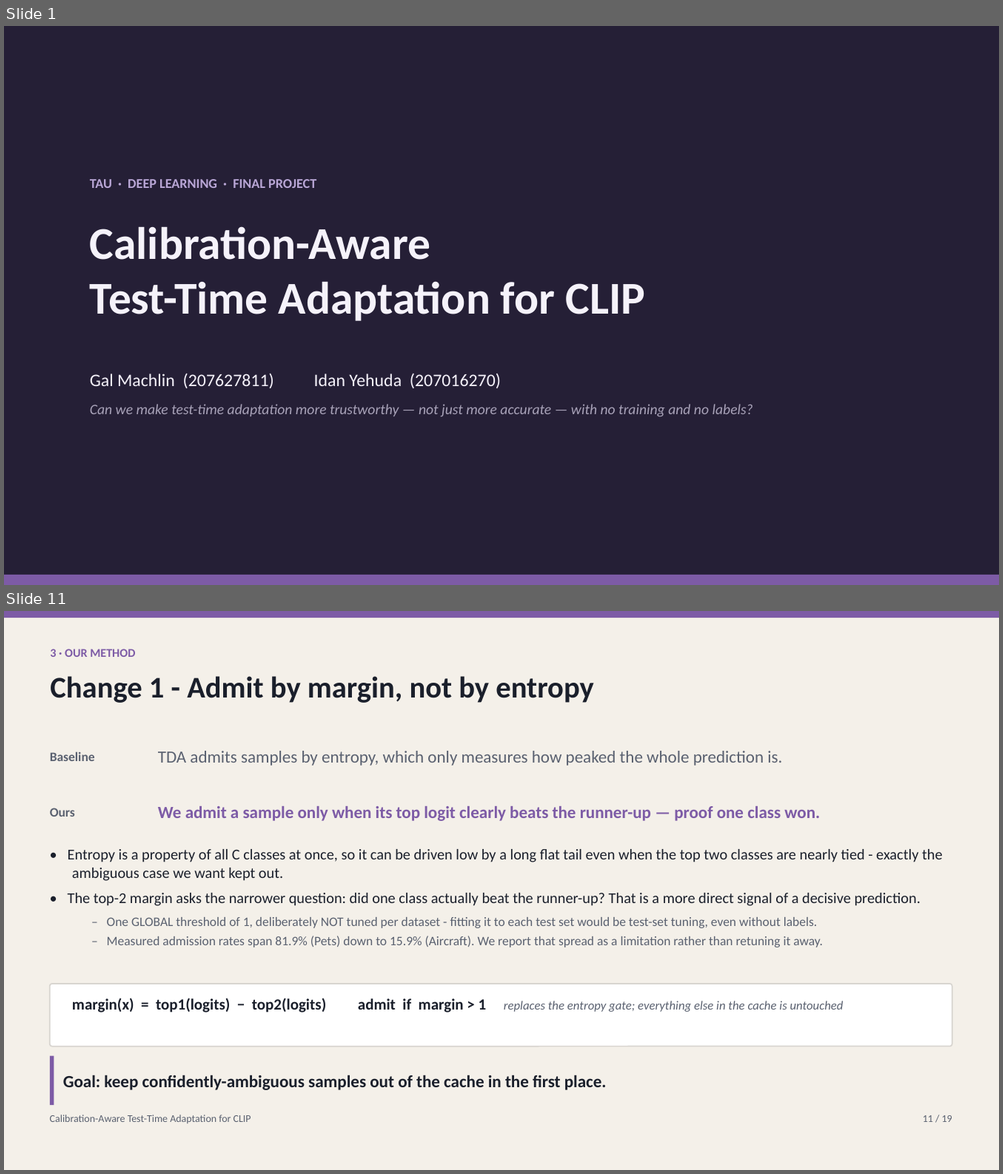
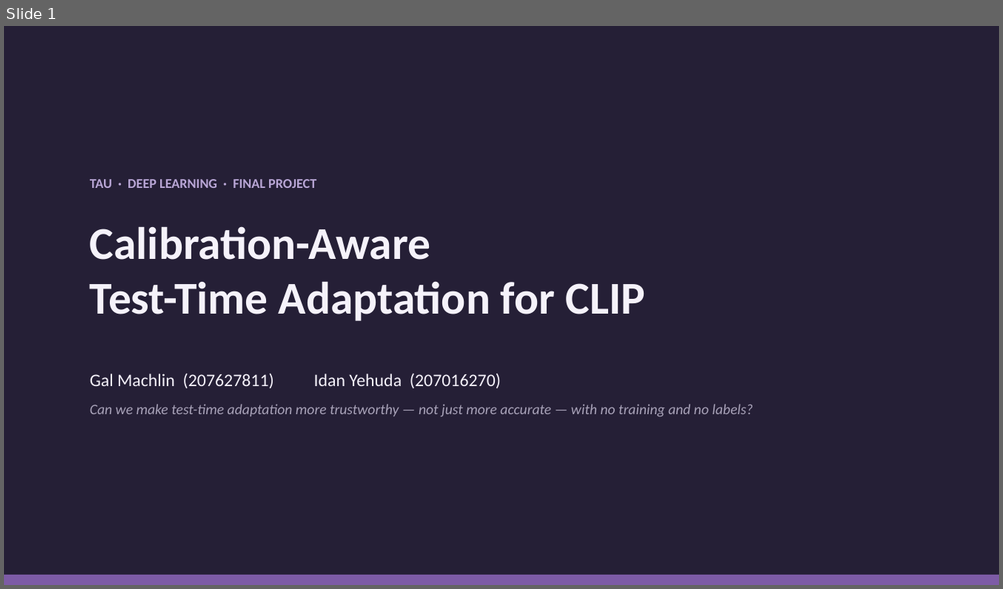
Before and after one commit to macwave12/deep_project_calibration_aware_tta, a slide deck: presentation/calibration_aware_tta.pptx. Shown one above the other, each under a label of ours: slides 1 and 11 before the commit, slide 1 after it; the slides between them are not shown. The pictures are 1003x1174 and 1003x589 pixels, drawn with LibreOffice and Linux fonts; fonts in the diff are those of the drawing. Boxes give left, top, right and bottom in pixels: in the first picture for what was removed or moved away, otherwise in the second. Text is boxed around its words. In the diff, an @@ line names an element or a change of style, - is before the commit and + after.

```diff
--- a/presentation/calibration_aware_tta.pptx
+++ b/presentation/calibration_aware_tta.pptx
@@ slide 11 removed at <box>4,611,999,1170</box>, background #F4F0E9 @@
@@ rectangle removed at <box>4,611,999,618</box> @@
@@ text removed at <box>50,649,135,657</box> @@
-3 · OUR METHOD
@@ text removed at <box>50,676,594,703</box> @@
-Change 1 - Admit by margin, not by entropy
@@ text removed at <box>50,752,95,761</box> @@
-Baseline
@@ text removed at <box>158,751,782,766</box> @@
-TDA admits samples by entropy, which only measures how peaked the whole prediction is.
@@ text removed at <box>50,808,75,817</box> @@
-Ours
@@ text removed at <box>158,806,819,821</box> @@
-We admit a sample only when its top logit clearly beats the runner-up — proof one class won.
@@ text removed at <box>68,849,942,948</box> @@
-• Entropy is a property of all C classes at once, so it can be driven low by a long flat tail even when the top two classes are nearly tied - exactly the ambiguous case we want kept out.
-• The top-2 margin asks the narrower question: did one class actually beat the runner-up? That is a more direct signal of a decisive prediction.
-– One GLOBAL threshold of 1, deliberately NOT tuned per dataset - fitting it to each test set would be test-set tuning, even without labels.
-– Measured admission rates span 81.9% (Pets) down to 15.9% (Aircraft). We report that spread as a limitation rather than retuning it away.
@@ rounded rectangle removed at <box>50,984,951,1047</box> @@
@@ text removed at <box>72,998,843,1013</box> @@
-margin(x) = top1(logits) − top2(logits) admit if margin > 1 replaces the entropy gate; everything else in the cache is untouched
@@ rectangle removed at <box>50,1056,54,1105</box> @@
@@ text removed at <box>63,1075,606,1091</box> @@
-Goal: keep confidently-ambiguous samples out of the cache in the first place.
@@ text removed at <box>50,1115,251,1124</box> @@
-Calibration-Aware Test-Time Adaptation for CLIP
@@ text removed at <box>922,1116,952,1122</box> @@
-11 / 19
```
Also in this commit, not shown: 11 slides changed, 10 slides added, 6 other slides removed.
